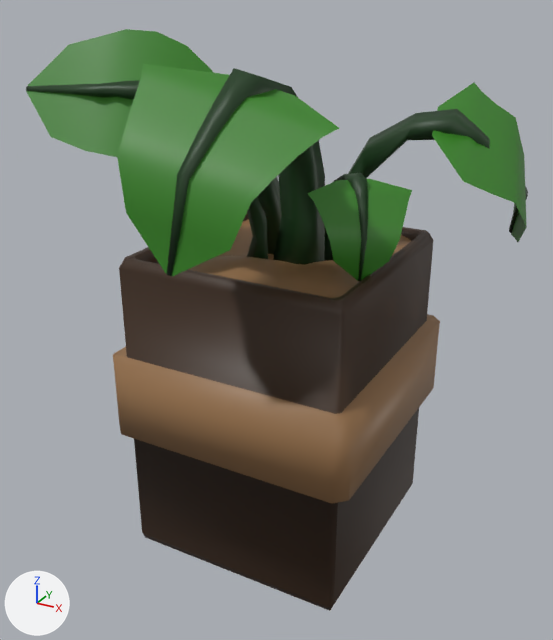
A saved change to the FBX model TI3 - RockeFeller/Assets/3DAssets/AssetsMedicina/PlantaGrande.fbx.
Before and after are seen from a 50 mm camera at (0.775, -1.446, 1.264) aimed at (0.014, -0.063, 0.572). Arrows for +X, +Y and +Z are at lower left; the lights stay in place. The first picture is the older version. Where no turn or scale is listed for an object, it has been applied to the vertices.

Script lines for the objects in view, before the commit:
```python
me_cube_012 = bpy.data.meshes.new('Cube.012')
me_cube_012.from_pydata(...)  # 431 vertices, 360 faces; spans x -0.535..0.501, y -0.441..0.293, z -0.004..1.174
me_cube_012.materials.append(mat_plantavaso)  # picture img_plantavaso_png
# before: 205 (0.501, 0.085, 0.82) at pixel (526, 227), 227 (0.443, -0.007, 0.902) at pixel (489, 193), 228 (0.378, 0.235, 1.032) at pixel (495, 103), 229 (0.483, 0.031, 0.88) at pixel (514, 202), 230 (0.421, 0.242, 1.006) at pixel (515, 117)
ob_plantagrande = bpy.data.objects.new('PlantaGrande', me_cube_012)
ob_plantagrande.location = (0.0, 0.0, 0.0)
```
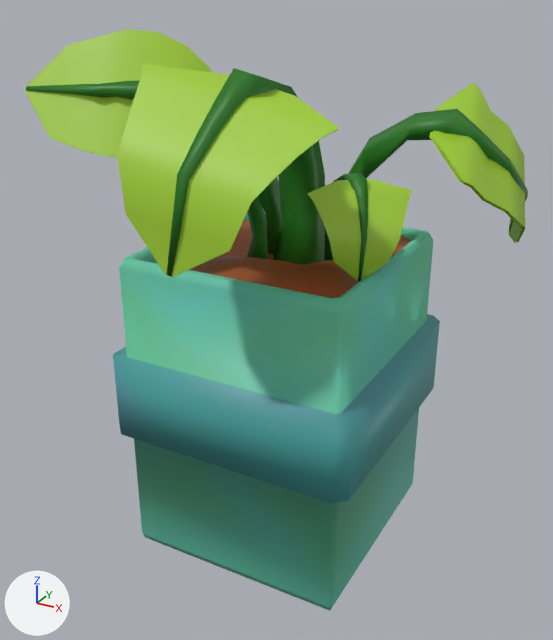
Where the newer file only moved an object's origin or applied its transform, the numbers keep the older frame.

Patch to the scene script:
```diff
--- a/TI3 - RockeFeller/Assets/3DAssets/AssetsMedicina/PlantaGrande.fbx.py
+++ b/TI3 - RockeFeller/Assets/3DAssets/AssetsMedicina/PlantaGrande.fbx.py
@@ img_qfmllt_png @@
+img_qfmllt_png = load_image('qFmLlT.png', '_unpacked/qFmLlT.png', 315, 250, 'sRGB')
@@ mat_material @@
+mat_material = principled_material('Material')
+mat_material.texture = img_qfmllt_png
@@ me_cube_012 @@
 # used by ob_plantagrande; location = (0.0, 0.0, 0.0)
 # verts and faces of me_cube_012; kept vertices keep their numbers, new ones are numbered from 431
-me_cube_012.from_pydata(...)  # 431 vertices, 360 faces; spans x -0.535..0.501, y -0.441..0.293, z -0.004..1.174
+me_cube_012.from_pydata(...)  # 513 vertices, 396 faces; spans x -0.538..0.499, y -0.441..0.293, z -0.004..1.174
+# me_cube_012 part 1: a new loose piece of 18 vertices spanning x -0.538..-0.126, y -0.226..0.045, z 0.923..1.173, in mat_material (picture img_qfmllt_png)
+# me_cube_012 part 2: a new loose piece of 16 vertices spanning x -0.129..0.253, y -0.44..-0.209, z 0.798..1.131, in mat_material (picture img_qfmllt_png)
+# me_cube_012 part 3: a new loose piece of 16 vertices spanning x 0.279..0.494, y -0.053..0.282, z 0.757..1.069, in mat_material (picture img_qfmllt_png)
+# me_cube_012 part 4
+verts[205] = (0.499, 0.086, 0.816)  # moved, pixel (525, 228)
+verts[227] = (0.433, -0.001, 0.888)  # moved, pixel (485, 199)
+verts[228] = (0.367, 0.242, 1.016)  # moved, pixel (490, 110)
+verts[229] = (0.469, 0.04, 0.86)  # moved, pixel (507, 210)
+verts[230] = (0.408, 0.25, 0.986)  # moved, pixel (509, 126)
+# me_cube_012 part 5: 360 faces spanning x -0.535..0.499, y -0.441..0.293, z -0.004..1.174 switch from mat_plantavaso (picture img_plantavaso_png) to mat_material (picture img_qfmllt_png)
+# other edits to the shape of me_cube_012 do not show in these pictures
```

Changed parts and their boxes (x1, y1, x2, y2) in the pictures (553 x 640 px; the box of a moved part takes in the faces that stretch with it):
'PlantaGrande', reshaped
    before: (26, 29, 528, 611)
    after: (25, 29, 528, 611)
part 1 of me_cube_012, added
    after: (25, 45, 117, 158)
part 2 of me_cube_012, added
    after: (122, 66, 339, 277)
part 3 of me_cube_012, added
    after: (429, 84, 523, 243)
part 4 of me_cube_012, moved or reshaped
    before: (473, 92, 527, 242)
    after: (473, 93, 525, 242)
part 5 of me_cube_012, recoloured (lighter)
    both: (26, 29, 528, 611)
